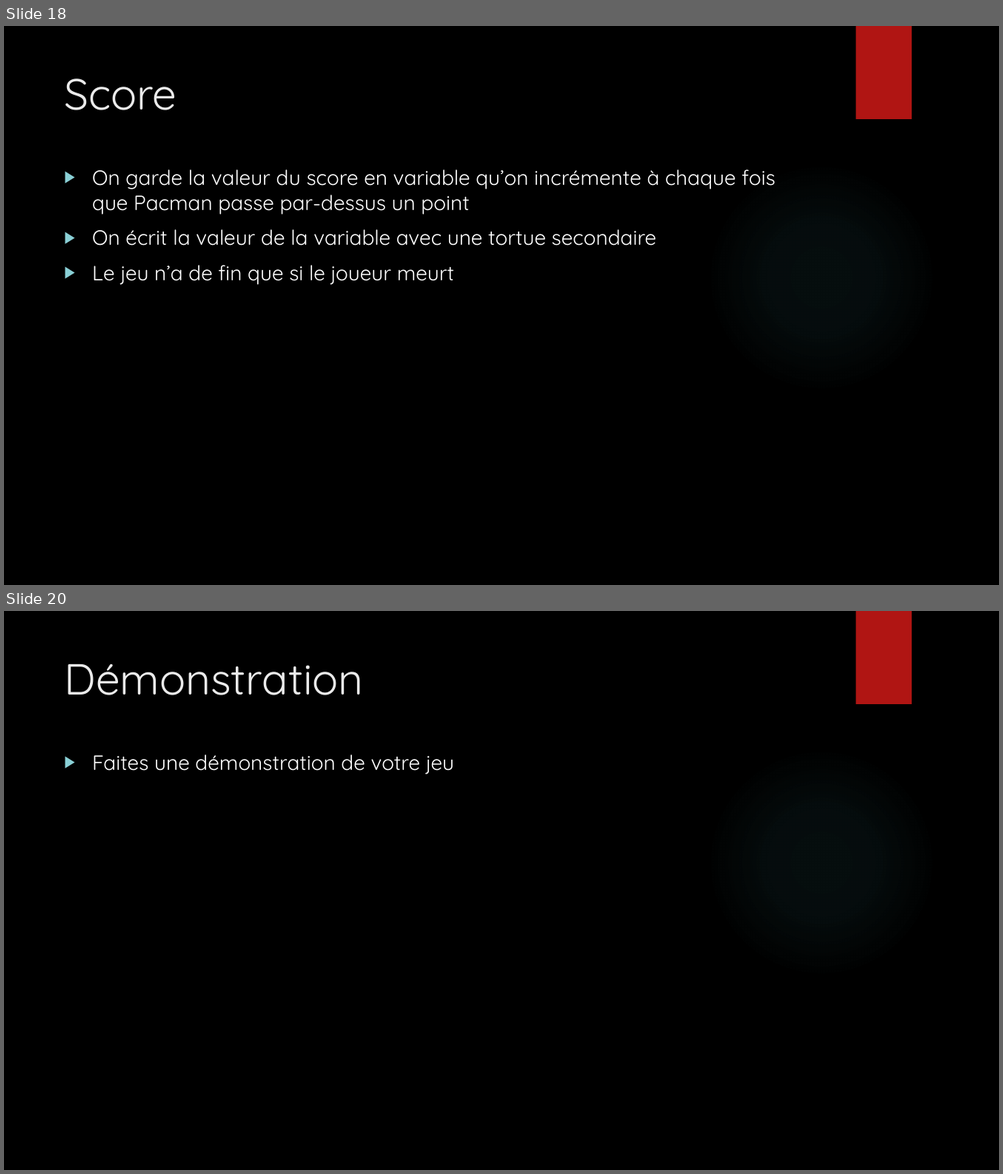
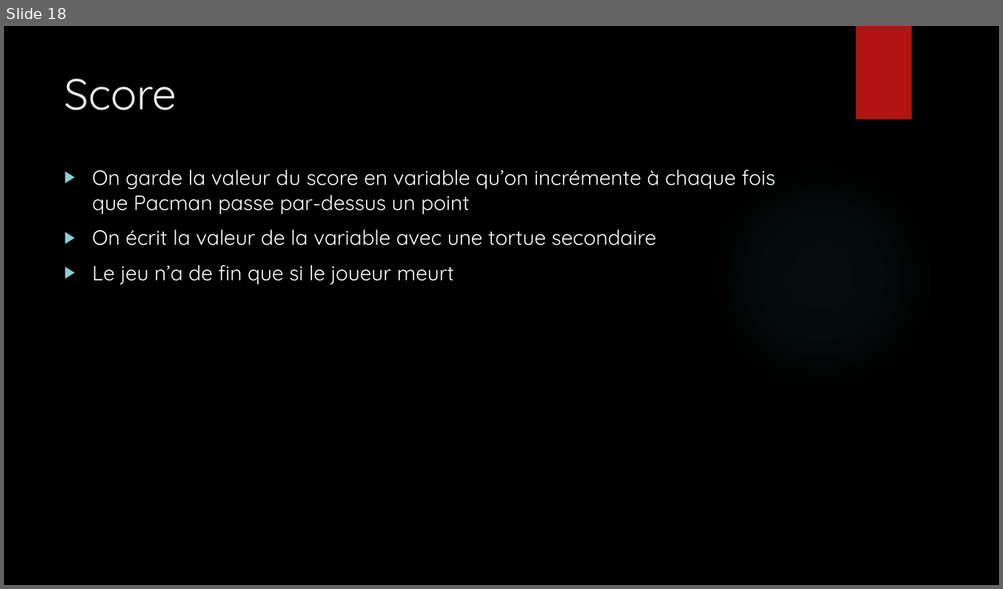
Before and after one commit to Bugnon/oc-2021, a slide deck: src/projet/projet3/Powerpoint_pacman.pptx. Shown one above the other, each under a label of ours: slides 18 and 20 before the commit, slide 18 after it; the slides between them are not shown. The pictures are 1003x1174 and 1003x589 pixels, drawn with LibreOffice and Linux fonts; fonts in the diff are those of the drawing; background and template pictures are left out. Boxes give left, top, right and bottom in pixels: in the first picture for what was removed or moved away, otherwise in the second. Text is boxed around its words. In the diff, an @@ line names an element or a change of style, - is before the commit and + after.

```diff
--- a/src/projet/projet3/Powerpoint_pacman.pptx
+++ b/src/projet/projet3/Powerpoint_pacman.pptx
@@ slide 20 removed at [4, 611, 999, 1170], background picture (left out); not listed: 2 template elements that a slide beside it also shows @@
@@ title removed at [64, 664, 363, 695] @@
-Démonstration
@@ text removed at [92, 755, 454, 775] @@
-▶ Faites une démonstration de votre jeu
```
Also in this commit, not shown: 11 slides changed, 2 slides added, 1 other slide removed.
